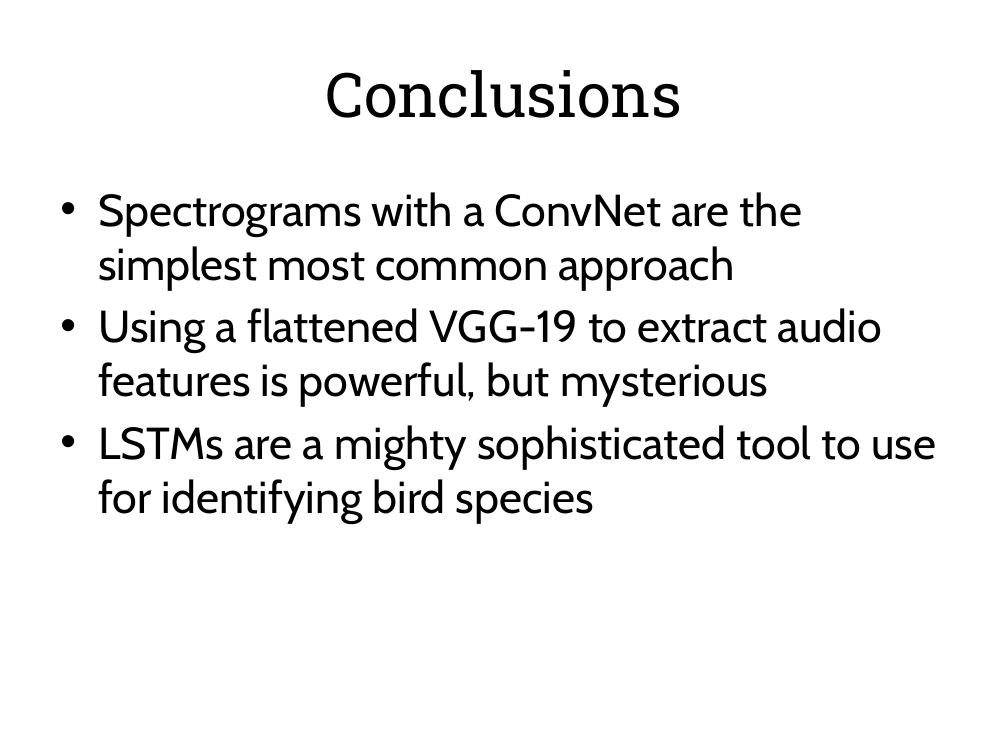
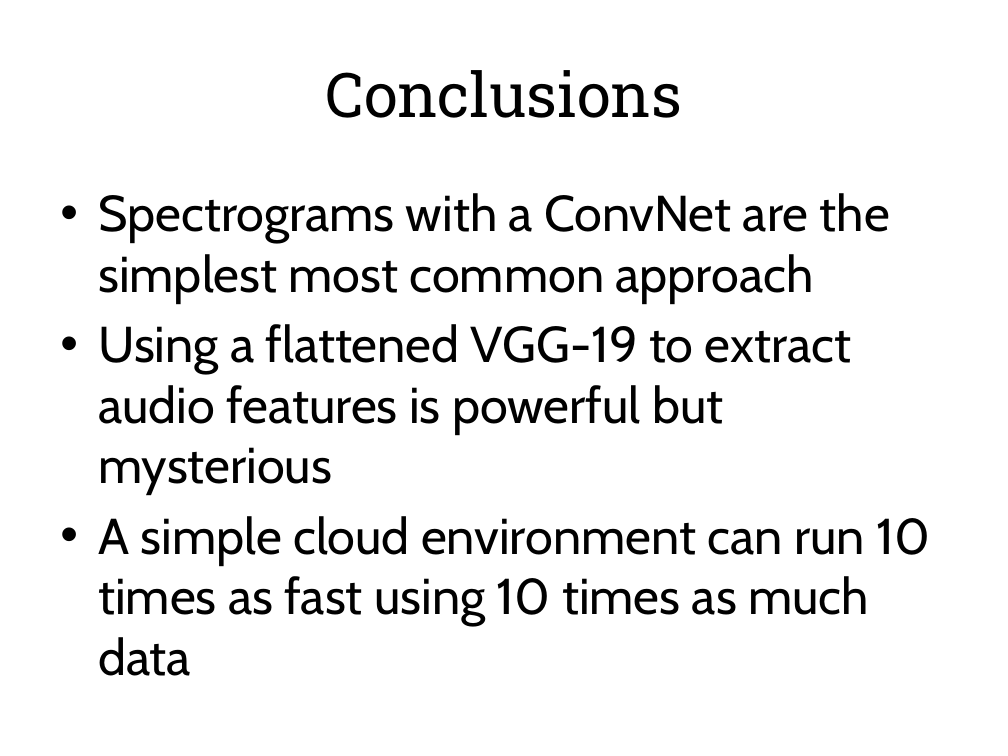
Before and after one commit to 3dspace/machine-learning-at-scale, a slide deck: slide 16 of training_birdsong_classifiers.pptx (slide 13 before the commit). Drawn at 1008x756 pixels with LibreOffice and Linux fonts; fonts in the diff are those of the drawing. Boxes give left, top, right and bottom in pixels: in the first picture for what was removed or moved away, otherwise in the second. Text is boxed around its words. In the diff, an @@ line names an element or a change of style, - is before the commit and + after.

```diff
--- a/training_birdsong_classifiers.pptx
+++ b/training_birdsong_classifiers.pptx
@@ text at (x1=98, y1=193, x2=890, y2=303): size 32 to 36 pt in "Spectrograms with a ConvNet are the simplest ..." @@
@@ text at (x1=98, y1=324, x2=930, y2=676): text changed; size 32 to 36 pt @@
-• Using a flattened VGG-19 to extract audio features is powerful, but mysterious
-• LSTMs are a mighty sophisticated tool to use for identifying bird species
+• Using a flattened VGG-19 to extract audio features is powerful but mysterious
+• A simple cloud environment can run 10 times as fast using 10 times as much data
```
Also in this commit, not shown: 2 other slides changed, 4 slides added.
